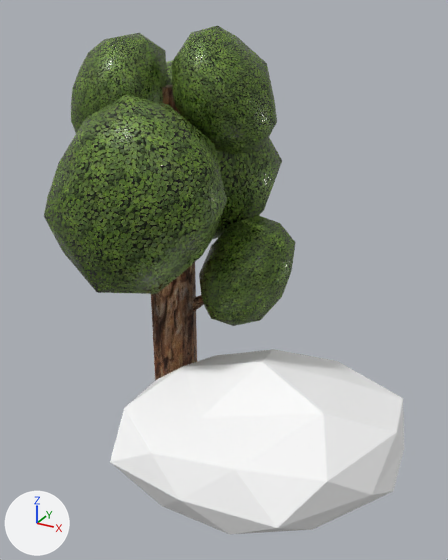
A saved change to the glTF model src/media/models/boulder.glb.
Before and after are seen from a camera (50 mm lens) standing at (2.99, -5.64, 5.2) and looking at (-0.07, -0.08, 2.42). The axes (+X, +Y, +Z) are drawn at lower left. The lights are the same throughout. The first picture is the older version. Where no turn or scale is listed for an object, it has been applied to the vertices.

The scene before the commit, as lines of its bpy script (objects in view):
```python
me_cylinder_135 = bpy.data.meshes.new('Cylinder.135')
me_cylinder_135.from_pydata(...)  # 106 vertices, 184 faces; spans x -0.65..0.35, y -0.47..0.2, z -4.2..0.17
me_cylinder_135.materials.append(mat_material_001)
me_icosphere_096 = bpy.data.meshes.new('Icosphere.096')
me_icosphere_096.from_pydata(...)  # 252 vertices, 480 faces; spans x -2.0..0.64, y -1.8..1.39, z -0.68..2.64
me_icosphere_096.materials.append(mat_tree_leaf)
me_icosphere_168 = bpy.data.meshes.new('Icosphere.168')
me_icosphere_168.from_pydata(...)  # 42 vertices, 80 faces; spans x -1.46..1.51, y -1.31..1.36, z -0.8..0.93
me_icosphere_168.materials.append(mat_material_002)  # white #ffffff
ob_boulder_low = bpy.data.objects.new('BOULDER_LOW', me_icosphere_168)
ob_boulder_low.location = (0.57, -0.42, 0.8)
ob_branch_1_016 = bpy.data.objects.new('BRANCH 1.016', me_cylinder_135)
ob_branch_1_016.location = (-0.67, 0.11, 4.43)
ob_foliage_096 = bpy.data.objects.new('FOLIAGE.096', me_icosphere_096)
ob_foliage_096.location = (-0.07, 0.34, 2.4)
```
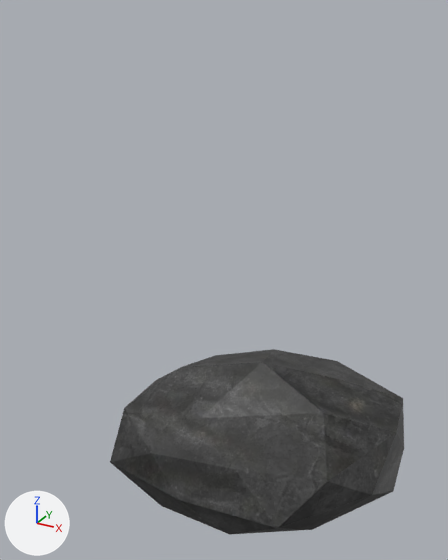
The newer file is also turned or shifted as a whole; pictures and numbers use the older file's frame.

Changed parts and their boxes [x1, y1, x2, y2] in the pictures (448 x 560 px):
'FOLIAGE.096', deleted (green): before [44, 26, 296, 326]
'BOULDER_LOW', recoloured (white to grey): [110, 349, 404, 534] in both
'BRANCH 1.016', deleted (brown): before [151, 85, 204, 381]

What the commit changed:
Picture 'rocks08_diffuse' (img_rocks08_diffuse) is new.
Material 'Black rocks' (mat_black_rocks) is new.
Its texture is img_rocks08_diffuse.
me_icosphere_168 has 42 vertices, 80 faces and spans x -1.46..1.51, y -1.31..1.36, z -0.8..0.93.
me_icosphere_168 no longer uses material mat_material_002 (white #ffffff).
me_icosphere_168 gains material mat_black_rocks (picture img_rocks08_diffuse).
Object 'BRANCH 1.016' (ob_branch_1_016) is deleted.
Object 'FOLIAGE.096' (ob_foliage_096) is deleted.
